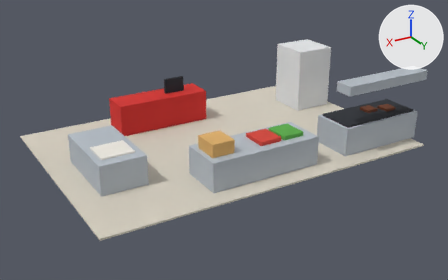
The glTF model packages/core/src/fixtures/stages/blob.glb, before and after one commit.
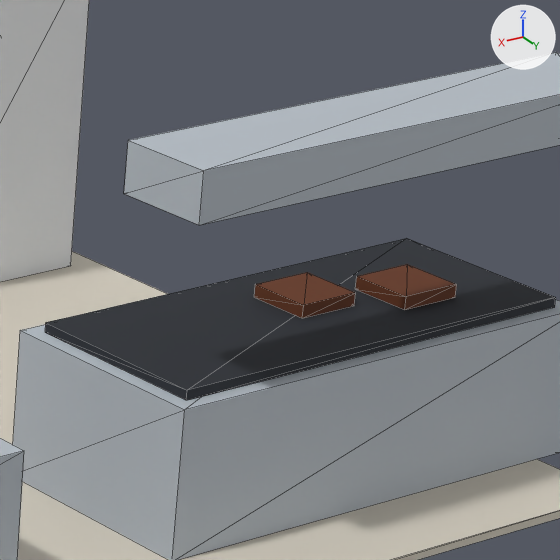
There are two pictures of each version: one whole from a camera (50 mm lens) standing at (9.51, 16.17, 8.05) and looking at (0.03, 0.38, 0.15), one close up on the part from 70% to 92% of the width and 20% to 56% of the height. Every picture has the same lights, and +X, +Y and +Z are marked at upper right. The first two pictures are the older version. The close-ups show mesh edges as thin lines. Where no turn or scale is listed for an object, it has been applied to the vertices.

Names of what the first close-up shows: 'Cube.003', 'Mesh_0', 'Mesh_8', 'Mesh_9', 'griddle', 'hood', 'patty', 'patty.001'.
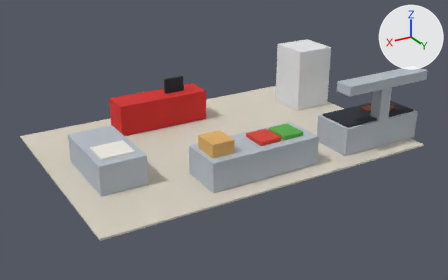
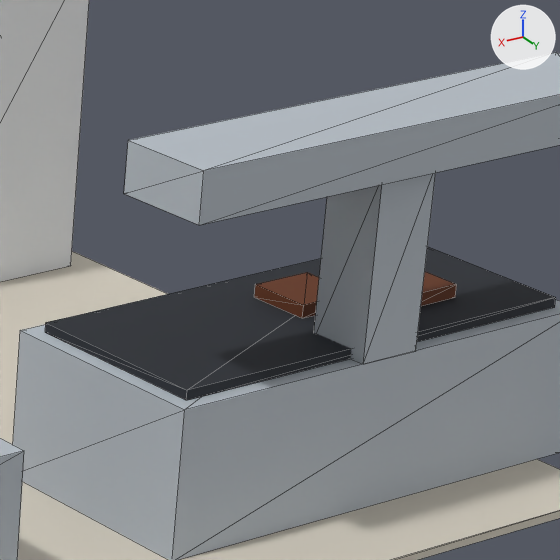
The change, as a diff of the scene's bpy script:
```diff
--- a/packages/core/src/fixtures/stages/blob.glb.py
+++ b/packages/core/src/fixtures/stages/blob.glb.py
@@ ob_flue @@
+ob_flue = bpy.data.objects.new('flue', me_mesh_0)
+ob_flue.parent = ob_node_10
+ob_flue.location = (-4.2, 2.9, 1.45)
+ob_flue.scale = (0.4, 0.4, 1.1)
```

Pixel boxes (x1, y1, x2, y2) of what changed, in the close-ups (560 x 560 px):
'flue', added
    after: (314, 173, 436, 364)
'patty', unchanged, covered by the edit
    before: (355, 264, 457, 310)
    after: (421, 272, 457, 306)
